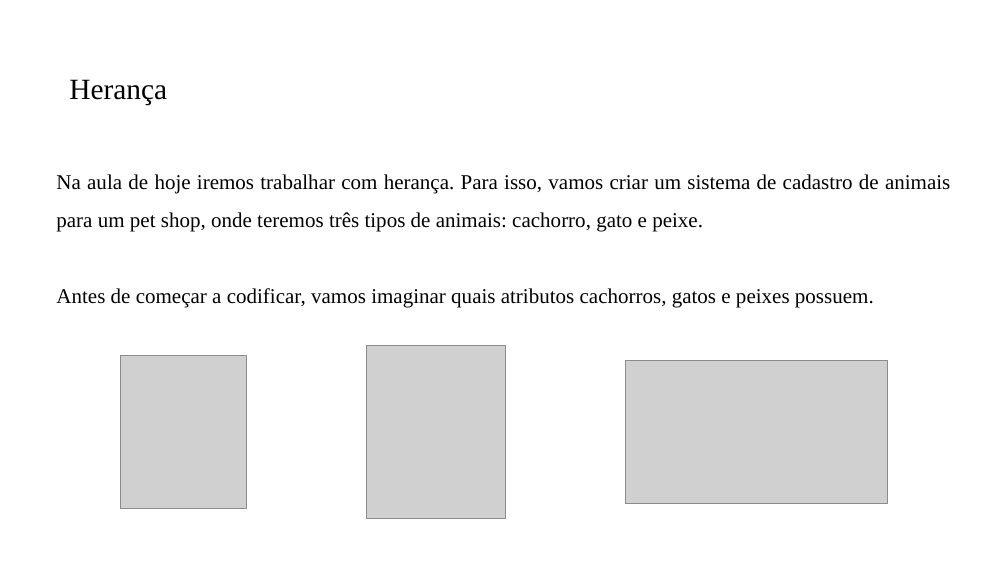
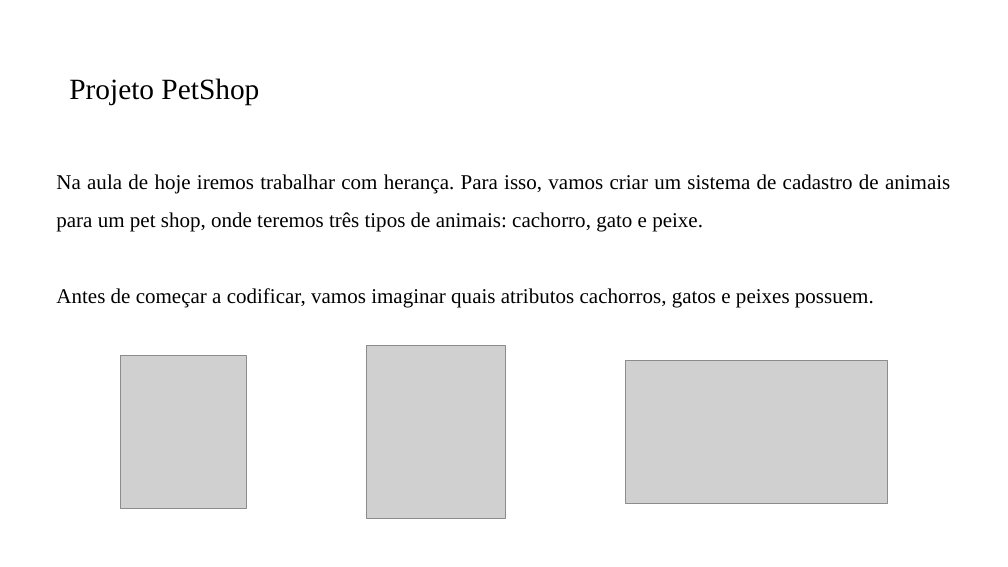
Before and after one commit to PedroMiho/UMC, a slide deck: slide 2 of Projeto de Software e Segurança da Informação - 2026/Projeto de Software/Aula07-HerançaPolimorfismo/Herança e Porlimosfismo.pptx. Drawn at 1008x567 pixels with LibreOffice and Linux fonts; fonts in the diff are those of the drawing; grey boxes stand for pictures; background and template pictures are left out. Boxes give left, top, right and bottom in pixels: in the first picture for what was removed or moved away, otherwise in the second. Text is boxed around its words. In the diff, an @@ line names an element or a change of style, - is before the commit and + after.

```diff
--- a/Projeto de Software e Segurança da Informação - 2026/Projeto de Software/Aula07-HerançaPolimorfismo/Herança e Porlimosfismo.pptx
+++ b/Projeto de Software e Segurança da Informação - 2026/Projeto de Software/Aula07-HerançaPolimorfismo/Herança e Porlimosfismo.pptx
@@ title at (x1=69, y1=78, x2=259, y2=106): text changed @@
-Herança
+Projeto PetShop
```
Also in this commit, not shown: 3 slides added, 7 other files.
